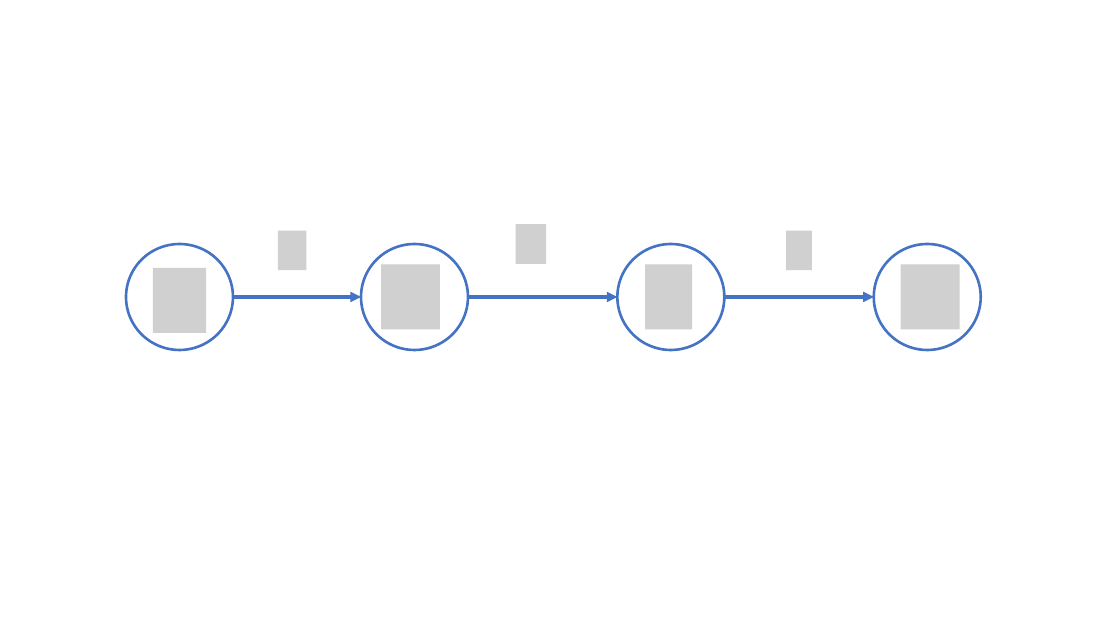
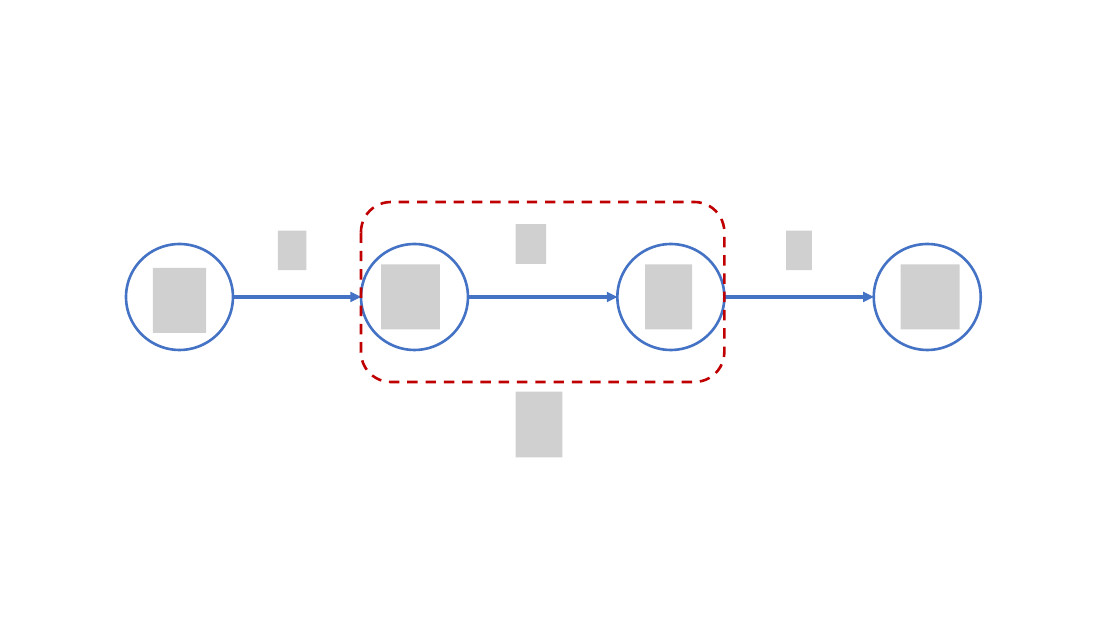
Before and after one commit to fanbu1995/Hetero_EpiNet, a slide deck: slide 2 of model_diagram_plots.pptx. Drawn at 1120x630 pixels with LibreOffice and Linux fonts; fonts in the diff are those of the drawing; grey boxes stand for pictures. Boxes give left, top, right and bottom in pixels: in the first picture for what was removed or moved away, otherwise in the second. Text is boxed around its words. In the diff, an @@ line names an element or a change of style, - is before the commit and + after.

```diff
--- a/model_diagram_plots.pptx
+++ b/model_diagram_plots.pptx
@@ rounded rectangle added at [361,202,725,381], outline #C00000 2.25 pt dashed @@
@@ picture added at [516,392,563,457] @@
```
Also in this commit, not shown: 1 other file.
